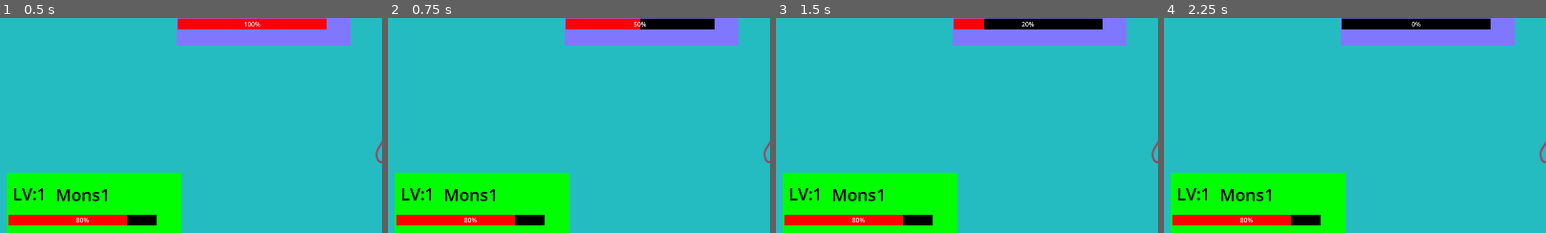
Above: before the commit, frames 1-4 (left to right).
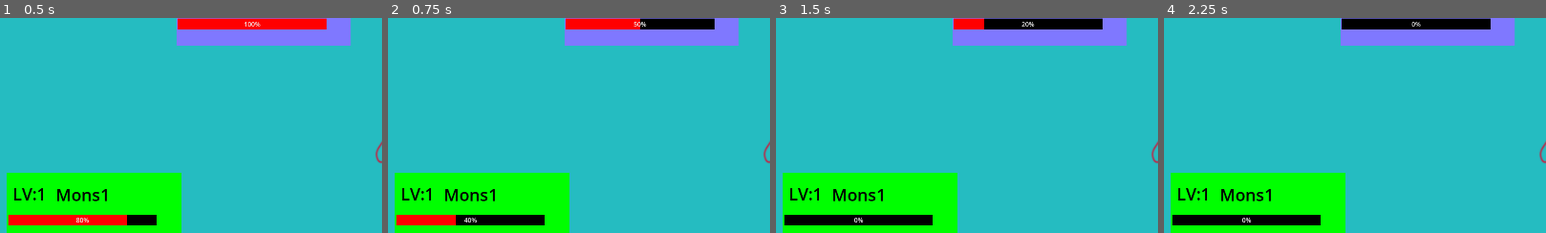
Above: after the commit, the same moments.

Repository: wilsao-cyber/NYCU-RPG
Game: Godot game, scene res://BattleWidgets/battle_scene.tscn
Two runs of this game, one before a commit and one after it. Both use one fixed random seed, a clock stepped at 60 frames per second and the inputs below. The project has no main scene, so this scene is started directly. The engine's default icon, where the game draws it, is replaced by a stand-in: a white triangle on a blue panel in a dark square.
Inputs:
- Up to frame 1 (0.5 s): no input
- Up to frame 2 (0.75 s): click "fire ball" at 0.5 s
- Up to frame 3 (1.5 s): click "water splash" at 1.25 s
- Up to frame 4 (2.25 s): click "throw stone" at 2 s
The pictures show only the part of the screen within x 24-74%, y 14-64%; the shares and areas given below are measured in that part.

Frame 1 is identical in both runs. In frame 2, 0.8% of the frame differs, in the area x 17-34%, y 91-97%; in frame 3, 1.5%, in the area x 2-34%, y 91-97%; in frame 4, 1.5%.

Commit message:
enemyAttack

Diff:
--- a/BattleWidgets/battle_scene.gd
+++ b/BattleWidgets/battle_scene.gd
@@ -1,7 +1,7 @@
 extends Control
 
-@export var CurBattle := BattleLogic
-@export var CurSys := SystemLogic
+var CurBattle
+var CurSys
 @export var CurChara = {}
 @export var CurEnemy = {}
 var curSkills = []
@@ -14,8 +14,10 @@
 @onready var charaButton05 = $CanvasLayer/CharaBox/VBoxContainer/CharaButton5
 @onready var MyStatsBar = $CanvasLayer/ColorRect
 @onready var EnStatsBar = $CanvasLayer/ColorRect2
-
-
+@onready var ChooseButton = $CanvasLayer/VBoxContainer/ChooseButton
+@onready var ItemButton = $CanvasLayer/VBoxContainer/ItemButton
+@onready var RunButton = $CanvasLayer/VBoxContainer/RunButton
+@onready var skillButtons = [$CanvasLayer/SkillButton, $CanvasLayer/SkillButton2, $CanvasLayer/SkillButton3, $CanvasLayer/SkillButton4]
 enum BattleLogic{
 	PlayerTurn,
 	EnemyTurn,
@@ -107,35 +109,81 @@
 	$CanvasLayer/SkillButton4.text =curSkills[3]["name"]
 	pass
 
-func _phyAtk(id):
-	CurEnemy["currentHP"] = CurEnemy["currentHP"]-curSkills[id]["pow"]
-	if CurEnemy["currentHP"]<1:
-		CurEnemy["currentHP"] = 0
-		CurEnemy["isAlive"] = false
-	_SetCharaStatus(EnStatsBar,CurEnemy)
+func _phyAtk(id,tar):
+	var targetCom = null
+	var tarBar = null
+	match tar:
+		0:
+			targetCom = CurEnemy
+			tarBar = EnStatsBar
+			pass
+		1:
+			targetCom = CurChara
+			tarBar = MyStatsBar
+			pass
+	targetCom["currentHP"] = targetCom["currentHP"]-curSkills[id]["pow"]
+	if targetCom["currentHP"]<1:
+		targetCom["currentHP"] = 0
+		targetCom["isAlive"] = false
+
+	match tar:
+		0:
+			_SetCharaStatus(tarBar,targetCom)
+			CurBattle = BattleLogic.EnemyTurn
+			BattleStatus()
+		1:
+			_SetCharaStatus(tarBar,targetCom)
+			CurBattle = BattleLogic.PlayerTurn
+			BattleStatus()
 	pass
 
 
 func _on_skill_button_pressed():
-	_phyAtk(curSkills[0]["id"])
+	_phyAtk(curSkills[0]["id"],0)
 	pass # Replace with function body.
 
 
 func _on_skill_button_2_pressed():
-	_phyAtk(curSkills[1]["id"])
+	_phyAtk(curSkills[1]["id"],0)
 	pass # Replace with function body.
 
 
 func _on_skill_button_3_pressed():
-	_phyAtk(curSkills[2]["id"])
+	_phyAtk(curSkills[2]["id"],0)
 	pass # Replace with function body.
 
 
 func _on_skill_button_4_pressed():
-	_phyAtk(curSkills[3]["id"])
+	_phyAtk(curSkills[3]["id"],0)
 	pass # Replace with function body.
 
 
 func _on_item_button_pressed():
 	get_tree().change_scene_to_file("res://BattleWidgets/item_box.tscn")
 	pass # Replace with function body.
+func _on_enemy_phyAtk():
+	var enSkill = CurEnemy["skills"]
+	var nowSkill = randi_range(0,len(enSkill)-1)
+	_phyAtk(enSkill[nowSkill],1)
+	pass
+
+func BattleStatus():
+	match CurBattle:
+		BattleLogic.PlayerTurn:
+			ChooseButton.disabled = false
+			ItemButton.disabled = false
+			RunButton.disabled = false
+			for i in skillButtons:
+				i.disabled = false
+			pass
+		BattleLogic.EnemyTurn:
+			ChooseButton.disabled = true
+			ItemButton.disabled = true
+			RunButton.disabled = true
+			for i in skillButtons:
+				i.disabled = true
+			_on_enemy_phyAtk()
+			pass
+		BattleLogic.SystemTurn:
+			pass
+	pass
